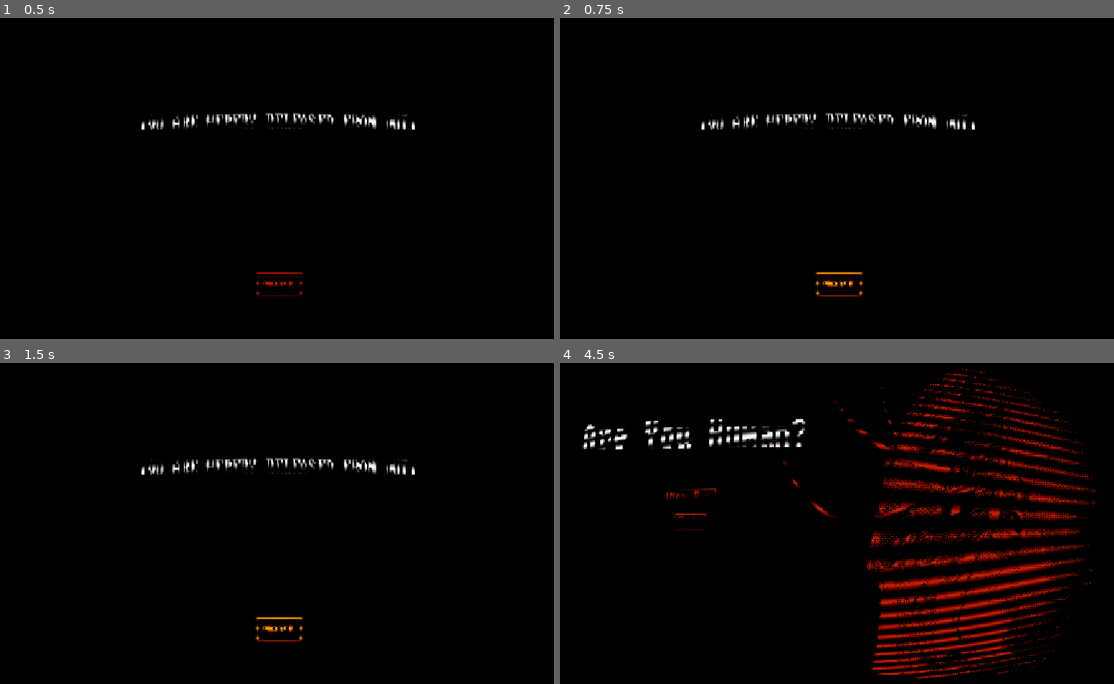
Above: before the commit, frames 1-4 (two rows, left to right).
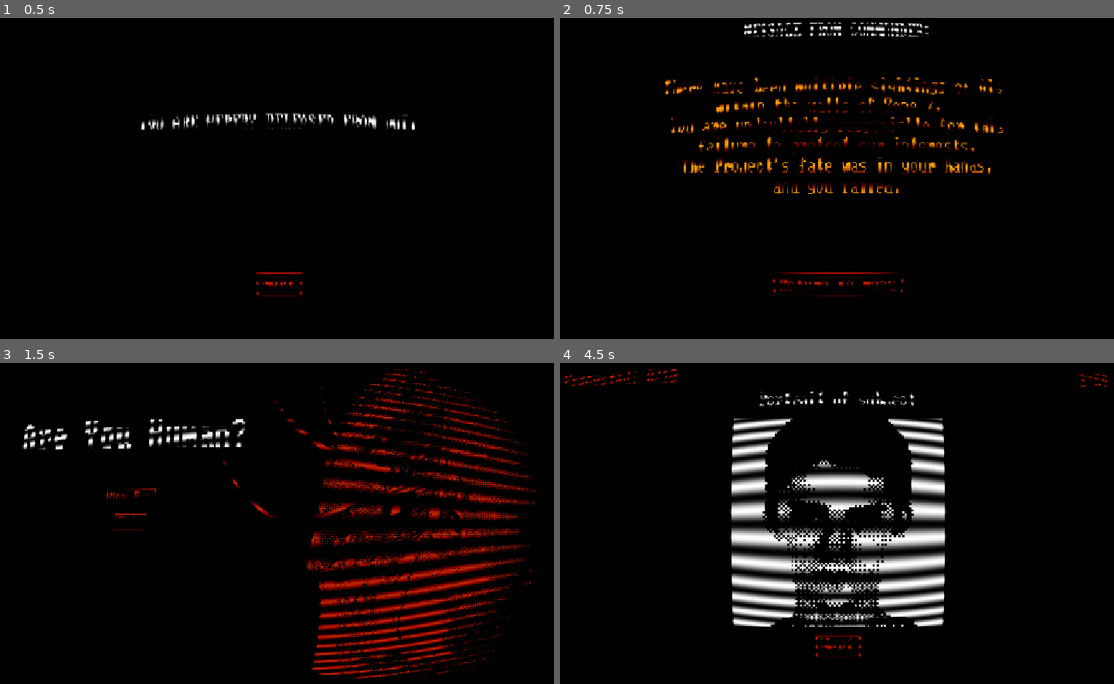
Above: after the commit, the same moments.

Repository: Evelyn-is-eepy/Man-VS-Machine-Game-Jam
Game: Godot game, scene res://Scenes/game_over.tscn
The game is run twice, just before and just after one commit, with the same random seed, the same clock (stepped at 60 frames per second) and the same inputs. This scene is started directly instead of the project's main scene.
Inputs (mouse positions are in pixels of both pictures, inside the frame that each line leads up to):
- Up to frame 1 (0.5 s): no input
- Up to frame 2 (0.75 s): click "Next" at 0.5 s
- Up to frame 3 (1.5 s): click "Next" (after the commit: "Return to menu") at 1.25 s
- Up to frame 4 (4.5 s): click "Next" (after the commit: "New Run") at 2 s; click "Next" at 2.75 s; click "Next" at 3.5 s; tap Enter at 4.25 s; move the mouse to (975, 507) at 4.27 s; hold Right (ui_right) from 4.28 s (still down)

Frame 1 is identical in both runs. In frame 2, 4.7% of the frame differs, in the area x 18-81%, y 1-88%; in frame 3, 13%; in frame 4, 23%, in the area x 0-99%, y 1-99%.
Error before the commit: Invalid assignment of property or key 'position' with value of type 'Vector2' on a base object of type 'Nil'. (res://Scripts/main.gd:129)

Commit message:
fixed game over crash

Diff:
--- a/Scenes/Level4.tscn
+++ b/Scenes/Level4.tscn
@@ -101,7 +101,7 @@
 processing_bar = NodePath("Page5/VBoxContainer/ProgressBar")
 processing_label = NodePath("Page5/VBoxContainer/Label")
 quota = 15
-level_time = 180
+level_time = 240
 quota_tracker = NodePath("UILayer/Label")
 timer = NodePath("UILayer/Label2")
 response_box = NodePath("Page6/VBoxContainer/RichTextLabel")
--- a/Scenes/Level5.tscn
+++ b/Scenes/Level5.tscn
@@ -101,7 +101,7 @@
 processing_bar = NodePath("Page5/VBoxContainer/ProgressBar")
 processing_label = NodePath("Page5/VBoxContainer/Label")
 quota = 20
-level_time = 180
+level_time = 240
 quota_tracker = NodePath("UILayer/Label")
 timer = NodePath("UILayer/Label2")
 response_box = NodePath("Page6/VBoxContainer/RichTextLabel")
--- a/Scenes/game_over.tscn
+++ b/Scenes/game_over.tscn
@@ -7,7 +7,7 @@
 [sub_resource type="Theme" id="Theme_jw32o"]
 default_font = ExtResource("1_ek8ke")
 
-[node name="Control" type="Control" unique_id=321524383 node_paths=PackedStringArray("quota_tracker")]
+[node name="Control" type="Control" unique_id=321524383 node_paths=PackedStringArray("camera", "quota_tracker")]
 layout_mode = 3
 anchors_preset = 15
 anchor_right = 1.0
@@ -17,6 +17,7 @@
 size_flags_horizontal = 4
 theme = SubResource("Theme_jw32o")
 script = ExtResource("2_eoghk")
+camera = NodePath("Camera2D")
 ai_chance = 0.2
 face_passing_chance = 0.2
 hand_passing_chance = 0.1
@@ -126,7 +127,7 @@
 destination = NodePath("../../../Marker2D/Marker2D")
 control = NodePath("../../../..")
 button_text = "Return to menu"
-additional_functions = Array[String](["to_next_scene()"])
+additional_functions = Array[String](["to_next_scene"])
 
 [node name="Marker2D" type="Marker2D" parent="Page2" unique_id=114006086]
 position = Vector2(576, 325)
--- a/Scripts/main.gd
+++ b/Scripts/main.gd
@@ -117,6 +117,8 @@
 		subjects_processed = 100
 		score = 100
 		to_next_scene()
+	if Input.is_action_just_pressed("ui_left"):
+		time_remaining = 1.0
 	if not is_intermission:
 		time_remaining = move_toward(time_remaining, 0.0, delta)
 		update_timer(time_remaining)
@@ -207,13 +209,17 @@
 
 # Move to the next day/intermission
 func to_next_scene():
+	var you_lost = false
 	if (not is_intermission):
 		if subjects_processed < quota:
 			score -= QUOTA_PUNISHMENT
 		if score <= 0 and not ignore_loss:
-			get_tree().change_scene_to_file(FAIL_SCENE)
-			pass
-	get_tree().change_scene_to_file(next_scene)
+			print("you lost! idiot")
+			you_lost = true
+	if you_lost:
+		get_tree().change_scene_to_file(FAIL_SCENE)
+	else:
+		get_tree().change_scene_to_file(next_scene)
 
 
 func update_timer(remaining_time: float):
